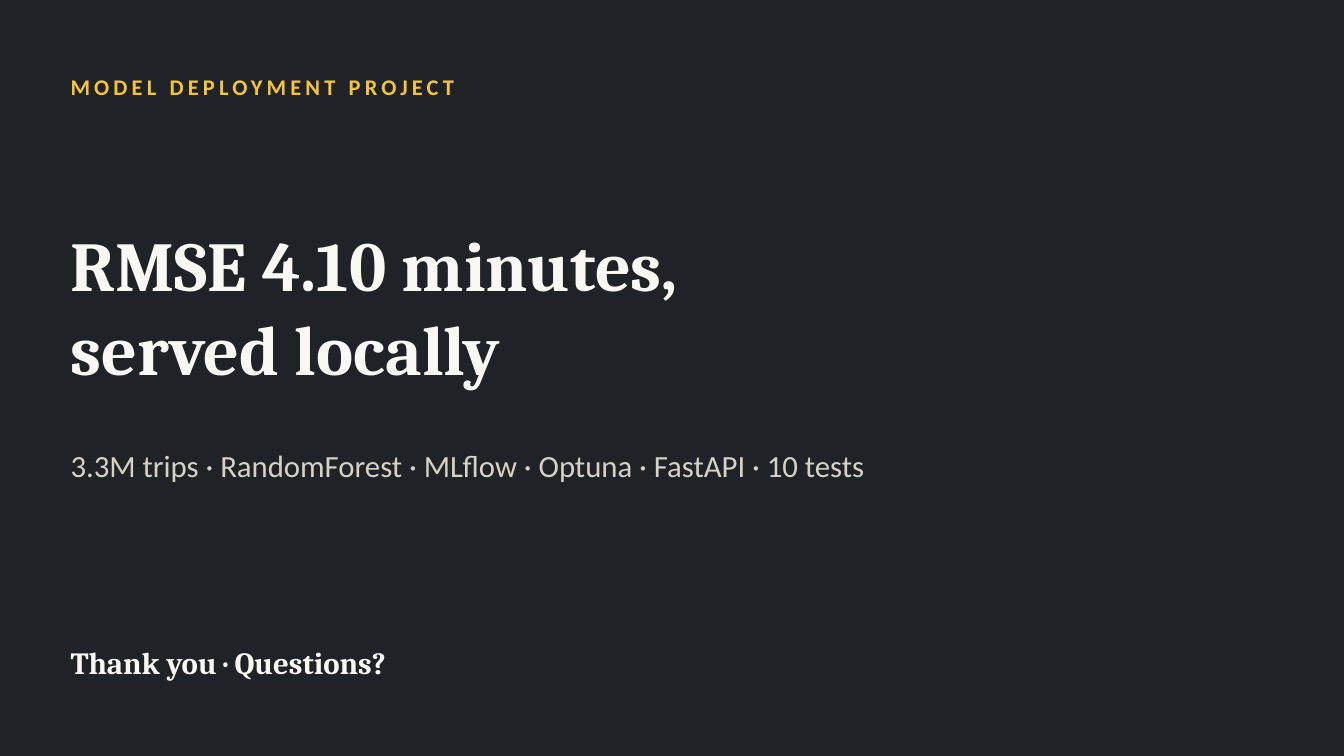
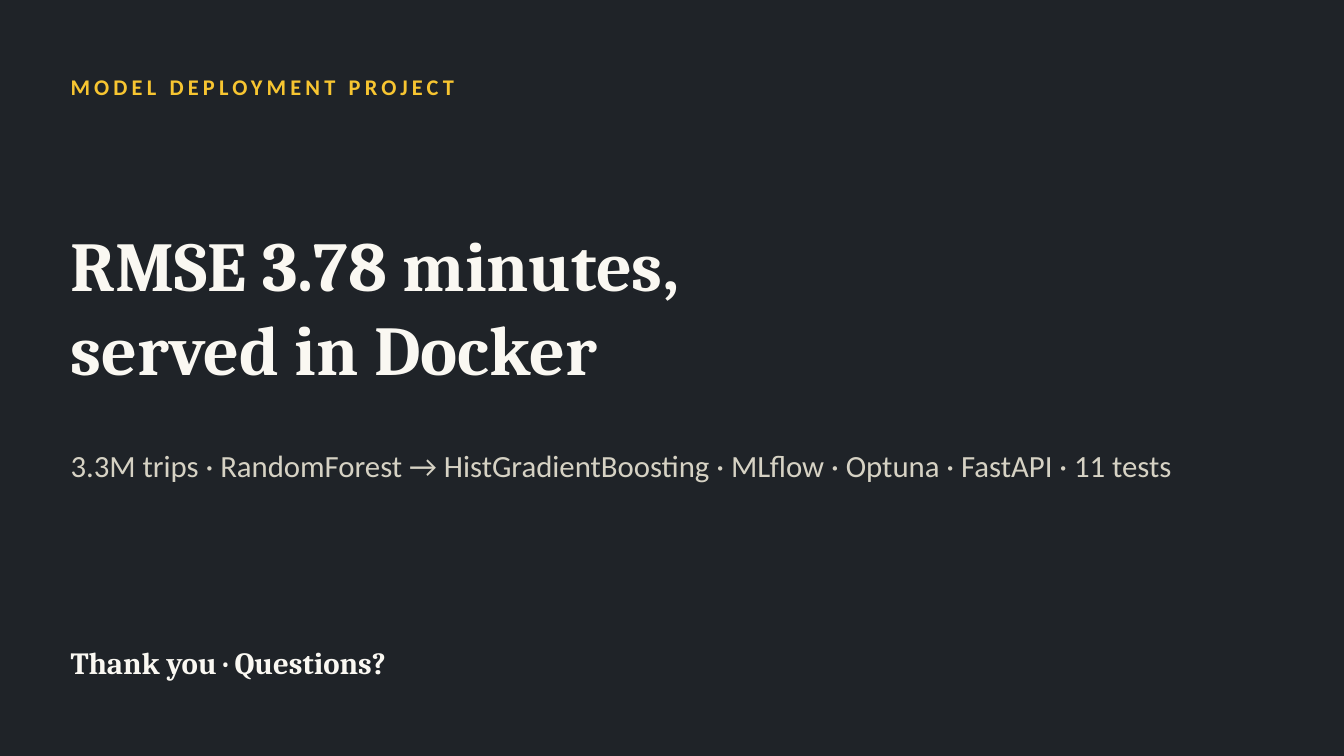
Before and after one commit to jeevan516/model-deployment-project, a slide deck: slide 11 of presentation/model-deployment-project.pptx (slide 10 before the commit). Drawn at 1344x756 pixels with LibreOffice and Linux fonts; fonts in the diff are those of the drawing. Boxes give left, top, right and bottom in pixels: in the first picture for what was removed or moved away, otherwise in the second. Text is boxed around its words. In the diff, an @@ line names an element or a change of style, - is before the commit and + after.

Commit message:
More approaches (Ridge, HistGradientBoosting) with a February 2025 check; serve HistGradientBoosting; container trains its model on first start; Portainer file for Windows

```diff
--- a/presentation/model-deployment-project.pptx
+++ b/presentation/model-deployment-project.pptx
@@ text at [71,242,680,376]: text changed @@
-RMSE 4.10 minutes,
-served locally
+RMSE 3.78 minutes,
+served in Docker
@@ text at [71,455,1171,483]: text changed @@
-3.3M trips · RandomForest · MLflow · Optuna · FastAPI · 10 tests
+3.3M trips · RandomForest → HistGradientBoosting · MLflow · Optuna · FastAPI · 11 tests
```
Also in this commit, not shown: 5 other slides changed, 1 slide added, 12 other files.
